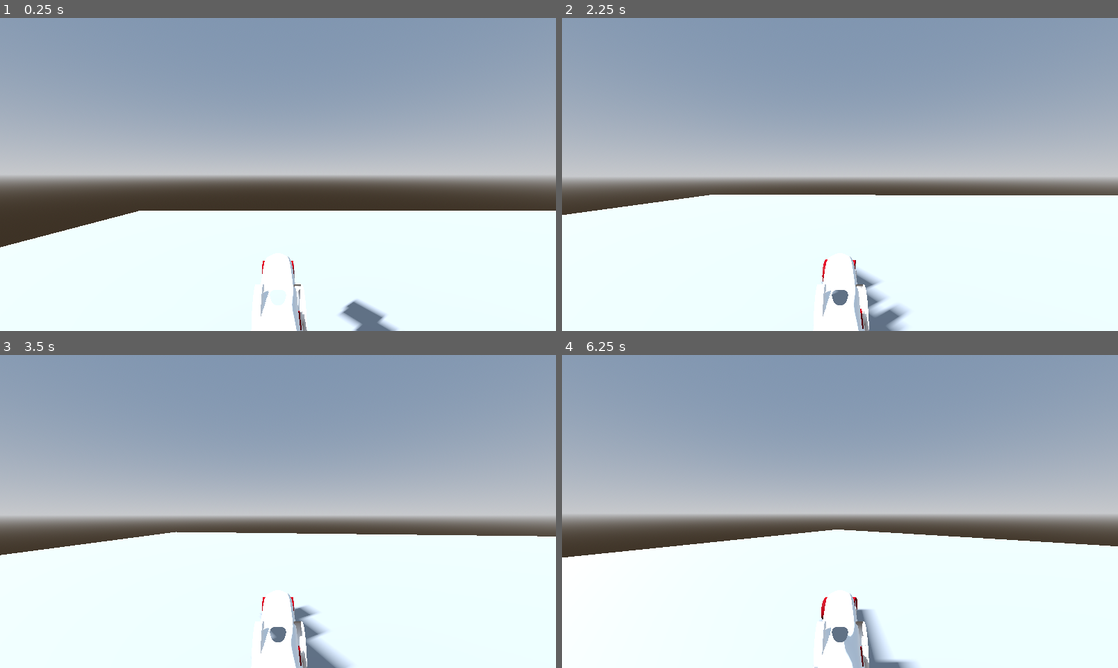
Above: before the commit, frames 1-4 (two rows, left to right).
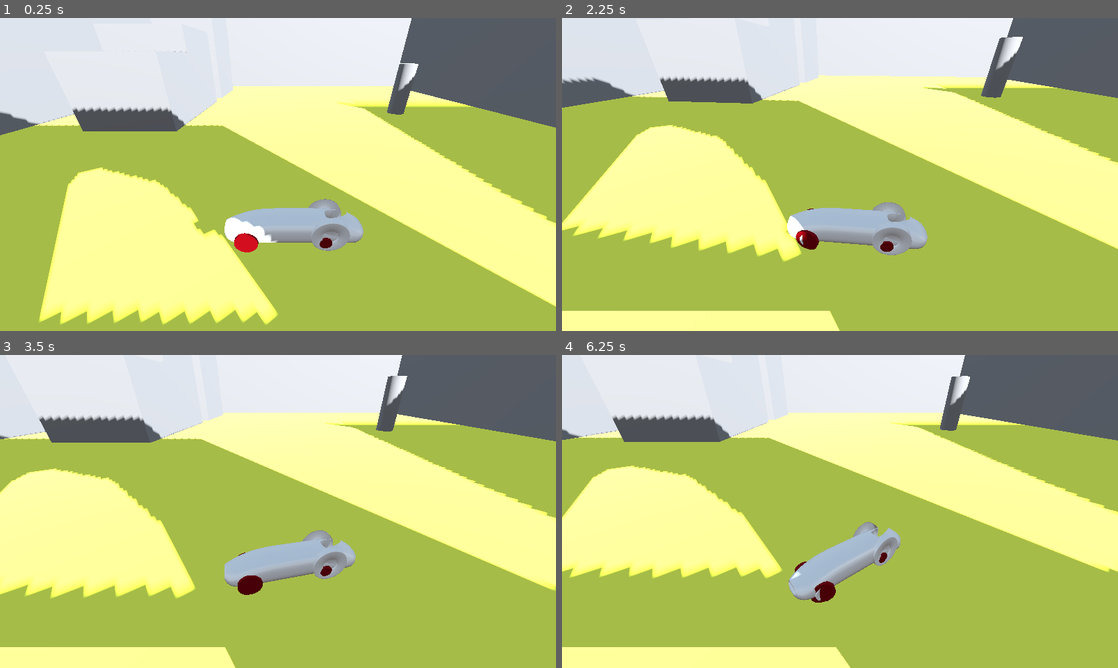
Above: after the commit, the same moments.

Repository: WhimFreak/Road-Trip-Game-Jam
Game: Godot game, scene res://Main Scenes/main.tscn
The game is run twice, just before and just after one commit, with the same random seed, the same clock (stepped at 60 frames per second) and the same inputs.
Inputs:
- Up to frame 1 (0.25 s): no input
- Up to frame 2 (2.25 s): hold D (Move_right) 0.53-1.28 s; tap Left (turn_camera_left, bound only after the commit) at 0.6, 1.55, 2.1 s; tap Right (turn_camera_right, bound only after the commit) at 0.8, 1.35 s; hold S (Move_down) 1.28-2.03 s; hold D (Move_right) from 2.03 s (still down)
- Up to frame 3 (3.5 s): tap Right (turn_camera_right, bound only after the commit) at 2.3, 2.85 s; release D (Move_right) at 2.78 s; hold W (Move_up) from 2.78 s (still down); tap Left (turn_camera_left, bound only after the commit) at 3.05 s
- Up to frame 4 (6.25 s): release W (Move_up) at 3.53 s; hold A (Move_left) 3.53-5.03 s; tap Left (turn_camera_left, bound only after the commit) at 3.6, 4.55, 5.1, 6.05 s; tap Right (turn_camera_right, bound only after the commit) at 3.8, 4.35, 5.3, 5.85 s; hold S (Move_down) 5.03-5.78 s; hold D (Move_right) from 5.78 s (still down)

The runs differ from the first frame. In frame 1, 100% of the frame differs, in the area x 0-100%, y 0-100%; in frame 2, 100%; in frame 3, 100%; in frame 4, 100%.

Commit message:
Add files via upload

Diff:
--- a/Main Scenes/main.tscn
+++ b/Main Scenes/main.tscn
@@ -1,6 +1,7 @@
-[gd_scene load_steps=7 format=3 uid="uid://32eqth0vy00o"]
+[gd_scene load_steps=9 format=3 uid="uid://32eqth0vy00o"]
 
 [ext_resource type="PackedScene" uid="uid://dhy0d2kxdv7fw" path="res://Vehicle Scenes/car.tscn" id="1_a4t3p"]
+[ext_resource type="Script" path="res://Vehicle Scenes/camera.gd" id="2_xk68j"]
 
 [sub_resource type="ProceduralSkyMaterial" id="ProceduralSkyMaterial_rdnui"]
 sky_horizon_color = Color(0.64625, 0.65575, 0.67075, 1)
@@ -14,10 +15,15 @@
 sky = SubResource("Sky_h7k14")
 tonemap_mode = 2
 
+[sub_resource type="StandardMaterial3D" id="StandardMaterial3D_tc82a"]
+albedo_color = Color(0.995766, 1, 0.318056, 1)
+
 [sub_resource type="BoxMesh" id="BoxMesh_idyqa"]
+material = SubResource("StandardMaterial3D_tc82a")
+size = Vector3(200, 400, 200)
 
-[sub_resource type="ConcavePolygonShape3D" id="ConcavePolygonShape3D_3g3mw"]
-data = PackedVector3Array(-0.5, 0.5, 0.5, 0.5, 0.5, 0.5, -0.5, -0.5, 0.5, 0.5, 0.5, 0.5, 0.5, -0.5, 0.5, -0.5, -0.5, 0.5, 0.5, 0.5, -0.5, -0.5, 0.5, -0.5, 0.5, -0.5, -0.5, -0.5, 0.5, -0.5, -0.5, -0.5, -0.5, 0.5, -0.5, -0.5, 0.5, 0.5, 0.5, 0.5, 0.5, -0.5, 0.5, -0.5, 0.5, 0.5, 0.5, -0.5, 0.5, -0.5, -0.5, 0.5, -0.5, 0.5, -0.5, 0.5, -0.5, -0.5, 0.5, 0.5, -0.5, -0.5, -0.5, -0.5, 0.5, 0.5, -0.5, -0.5, 0.5, -0.5, -0.5, -0.5, 0.5, 0.5, 0.5, -0.5, 0.5, 0.5, 0.5, 0.5, -0.5, -0.5, 0.5, 0.5, -0.5, 0.5, -0.5, 0.5, 0.5, -0.5, -0.5, -0.5, 0.5, 0.5, -0.5, 0.5, -0.5, -0.5, -0.5, 0.5, -0.5, 0.5, 0.5, -0.5, -0.5, -0.5, -0.5, -0.5)
+[sub_resource type="ConcavePolygonShape3D" id="ConcavePolygonShape3D_yroqk"]
+data = PackedVector3Array(-100, 200, 100, 100, 200, 100, -100, -200, 100, 100, 200, 100, 100, -200, 100, -100, -200, 100, 100, 200, -100, -100, 200, -100, 100, -200, -100, -100, 200, -100, -100, -200, -100, 100, -200, -100, 100, 200, 100, 100, 200, -100, 100, -200, 100, 100, 200, -100, 100, -200, -100, 100, -200, 100, -100, 200, -100, -100, 200, 100, -100, -200, -100, -100, 200, 100, -100, -200, 100, -100, -200, -100, 100, 200, 100, -100, 200, 100, 100, 200, -100, -100, 200, 100, -100, 200, -100, 100, 200, -100, -100, -200, 100, 100, -200, 100, -100, -200, -100, 100, -200, 100, 100, -200, -100, -100, -200, -100)
 
 [node name="Main" type="Node3D"]
 
@@ -30,13 +36,80 @@
 directional_shadow_mode = 1
 
 [node name="car" parent="." instance=ExtResource("1_a4t3p")]
-transform = Transform3D(0.950372, 0, 0, 0, 0.950372, 0, 0, 0, 0.950372, 40.0345, 8.18877, 3.78073)
+transform = Transform3D(2, 0, 0, 0, 2, 0, 0, 0, 2, 40.0345, 8.18877, 3.78073)
 
 [node name="ground" type="MeshInstance3D" parent="."]
-transform = Transform3D(192.058, 8.0099e-09, 0, -2.38419e-07, 0.487535, 4.76837e-07, 3.8147e-06, -3.20396e-09, -146.093, 0, 0, 0)
+transform = Transform3D(-1, 2.62268e-10, -1.51152e-08, -8.74228e-08, -0.003, 5.00111e-09, -1.98622e-08, 1.97153e-11, 0.761, 0, 0, 0)
 mesh = SubResource("BoxMesh_idyqa")
 
 [node name="StaticBody3D" type="StaticBody3D" parent="ground"]
 
 [node name="CollisionShape3D" type="CollisionShape3D" parent="ground/StaticBody3D"]
-shape = SubResource("ConcavePolygonShape3D_3g3mw")
+shape = SubResource("ConcavePolygonShape3D_yroqk")
+
+[node name="CSGCombiner3D" type="CSGCombiner3D" parent="."]
+use_collision = true
+
+[node name="CSGBox3D" type="CSGBox3D" parent="CSGCombiner3D"]
+transform = Transform3D(1, 0, 0, 0, 1, 0, 0, 0, 1, 1, 24, -75.5)
+use_collision = true
+size = Vector3(202, 50, 2)
+
+[node name="CSGBox3D2" type="CSGBox3D" parent="CSGCombiner3D"]
+transform = Transform3D(1, 0, 0, 0, 1, 0, 0, 0, 1, 0.5, 24, 75.5)
+use_collision = true
+size = Vector3(203, 50, 2)
+
+[node name="CSGBox3D3" type="CSGBox3D" parent="CSGCombiner3D"]
+transform = Transform3D(1, 0, 0, 0, 1, 0, 0, 0, 1, -100, 24, 0)
+use_collision = true
+size = Vector3(2, 50, 149)
+
+[node name="CSGBox3D5" type="CSGBox3D" parent="CSGCombiner3D"]
+transform = Transform3D(1, 0, 0, 0, 1, 0, 0, 0, 1, -33, 12.5, 43.5)
+use_collision = true
+size = Vector3(24, 27, 25)
+
+[node name="CSGBox3D6" type="CSGBox3D" parent="CSGCombiner3D"]
+transform = Transform3D(1, 0, 0, 0, 1, 0, 0, 0, 1, -12, 9, 43.5)
+use_collision = true
+size = Vector3(18, 20, 25)
+
+[node name="CSGBox3D7" type="CSGBox3D" parent="CSGCombiner3D"]
+transform = Transform3D(1, 0, 0, 0, 1, 0, 0, 0, 1, -68.5, 18, 43.5)
+use_collision = true
+size = Vector3(29, 36, 25)
+
+[node name="CSGBox3D8" type="CSGBox3D" parent="CSGCombiner3D"]
+transform = Transform3D(1, 0, 0, 0, 1, 0, 0, 0, 1, 61.5, 27.1987, -0.749451)
+use_collision = true
+size = Vector3(11, 53.6821, 58.5011)
+
+[node name="CSGCylinder3D2" type="CSGCylinder3D" parent="CSGCombiner3D/CSGBox3D8"]
+transform = Transform3D(-4.37114e-08, -1, 0, 1, -4.37114e-08, 0, 0, 0, 1, 0.9091, 0.619476, -1.54496)
+operation = 2
+use_collision = true
+radius = 13.2271
+height = 14.0
+
+[node name="CSGBox3D" type="CSGBox3D" parent="CSGCombiner3D/CSGBox3D8"]
+transform = Transform3D(1, 0, 0, 0, 1, 0, 0, 0, 1, -0.198627, -13.2137, -1.56612)
+operation = 2
+size = Vector3(13.7845, 27.6663, 26.905)
+
+[node name="CSGBox3D4" type="CSGBox3D" parent="CSGCombiner3D"]
+transform = Transform3D(1, 0, 0, 0, 1, 0, 0, 0, 1, 101, 24, 0)
+use_collision = true
+size = Vector3(2, 50, 149)
+
+[node name="CSGCylinder3D" type="CSGCylinder3D" parent="CSGCombiner3D"]
+transform = Transform3D(1, 0, 0, 0, 1, 0, 0, 0, 1, -24, 8, -38)
+use_collision = true
+radius = 2.766
+height = 16.0
+
+[node name="Camera" type="Node3D" parent="."]
+script = ExtResource("2_xk68j")
+
+[node name="Camera3D" type="Camera3D" parent="Camera"]
+transform = Transform3D(-4.37114e-08, -0.5, 0.866025, 0, 0.866025, 0.5, -1, 2.18557e-08, -3.78552e-08, 10, 10, 0)
--- /dev/null
+++ b/Vehicle Scenes/camera.gd
@@ -0,0 +1,12 @@
+extends Node3D
+
+@export var turn_speed: float = 8
+
+@onready var camera_3d: Camera3D = $Camera3D
+
+func _process(delta: float) -> void:
+	var vehicle = get_tree().get_first_node_in_group("vehicle")
+	if vehicle:
+		global_position = vehicle.global_position + Vector3(0, 0, 0)
+
+	rotation.y = lerp_angle(rotation.y, rotation.y + (Input.get_axis("turn_camera_right", "turn_camera_left") * turn_speed * delta), 0.25)
--- a/Vehicle Scenes/car.tscn
+++ b/Vehicle Scenes/car.tscn
@@ -18,7 +18,7 @@
 [sub_resource type="BoxShape3D" id="BoxShape3D_34npo"]
 size = Vector3(1, 1, 9)
 
-[node name="car" type="VehicleBody3D"]
+[node name="car" type="VehicleBody3D" groups=["vehicle"]]
 script = ExtResource("1_c3au2")
 
 [node name="Front_left" type="VehicleWheel3D" parent="."]
@@ -72,9 +72,6 @@
 [node name="placeholder-vehicle" parent="." instance=ExtResource("2_k4dhr")]
 transform = Transform3D(1, 0, 0, 0, 1, 0, 0, 0, 1, 0, 0, 3)
 
-[node name="Camera3D" type="Camera3D" parent="."]
-transform = Transform3D(-1, 0, -8.74228e-08, 0, 1, 0, 8.74228e-08, 0, -1, 0, 7, -13)
-
 [node name="CollisionShape3D" type="CollisionShape3D" parent="."]
 transform = Transform3D(1, 0, 0, 0, 1, 0, 0, 0, 1, 0, 0, -1)
 shape = SubResource("BoxShape3D_34npo")
--- a/project.godot
+++ b/project.godot
@@ -24,8 +24,8 @@
 
 Move_up={
 "deadzone": 0.5,
-"events": [Object(InputEventKey,"resource_local_to_scene":fa …(140 unchanged characters)… d":false,"keycode":0,"physical_keycode":4194320,"key_label":0,"unicode":0,"location":0,"echo":false,"script":null)
-, Object(InputEventKey,"resource_local_to_scene":false,"reso …(131 unchanged characters)… d":false,"keycode":0,"physical_keycode":87,"key_label":0,"unicode":119,"location":0,"echo":false,"script":null)
+"events": [Object(InputEventKey,"resource_local_to_scene":fa …(140 unchanged characters)… d":false,"keycode":0,"physical_keycode":87,"key_label":0,"unicode":119,"location":0,"echo":false,"script":null)
+, Object(InputEventKey,"resource_local_to_scene":false,"reso …(131 unchanged characters)… d":false,"keycode":0,"physical_keycode":4194320,"key_label":0,"unicode":0,"location":0,"echo":false,"script":null)
 ]
 }
 Move_down={
@@ -37,13 +37,21 @@
 Move_left={
 "deadzone": 0.5,
 "events": [Object(InputEventKey,"resource_local_to_scene":false,"resource_name":"","device":-1,"window_id":0,"alt_press …(191 unchanged characters)…
-, Object(InputEventKey,"resource_local_to_scene":false,"resource_name":"","device":-1,"window_id":0,"alt_pressed":false,"shift_pressed":false,"ctrl_pressed":false,"meta_pressed":false,"pressed":false,"keycode":0,"physical_keycode":4194319,"key_label":0,"unicode":0,"location":0,"echo":false,"script":null)
 ]
 }
 Move_right={
 "deadzone": 0.5,
 "events": [Object(InputEventKey,"resource_local_to_scene":false,"resource_name":"","device":-1,"window_id":0,"alt_press …(192 unchanged characters)…
-, Object(InputEventKey,"resource_local_to_scene":false,"resource_name":"","device":-1,"window_id":0,"alt_pressed":false,"shift_pressed":false,"ctrl_pressed":false,"meta_pressed":false,"pressed":false,"keycode":0,"physical_keycode":4194321,"key_label":0,"unicode":0,"location":0,"echo":false,"script":null)
+]
+}
+turn_camera_left={
+"deadzone": 0.5,
+"events": [Object(InputEventKey,"resource_local_to_scene":false,"resource_name":"","device":-1,"window_id":0,"alt_pressed":false,"shift_pressed":false,"ctrl_pressed":false,"meta_pressed":false,"pressed":false,"keycode":0,"physical_keycode":4194319,"key_label":0,"unicode":0,"location":0,"echo":false,"script":null)
+]
+}
+turn_camera_right={
+"deadzone": 0.5,
+"events": [Object(InputEventKey,"resource_local_to_scene":false,"resource_name":"","device":-1,"window_id":0,"alt_pressed":false,"shift_pressed":false,"ctrl_pressed":false,"meta_pressed":false,"pressed":false,"keycode":0,"physical_keycode":4194321,"key_label":0,"unicode":0,"location":0,"echo":false,"script":null)
 ]
 }
 
